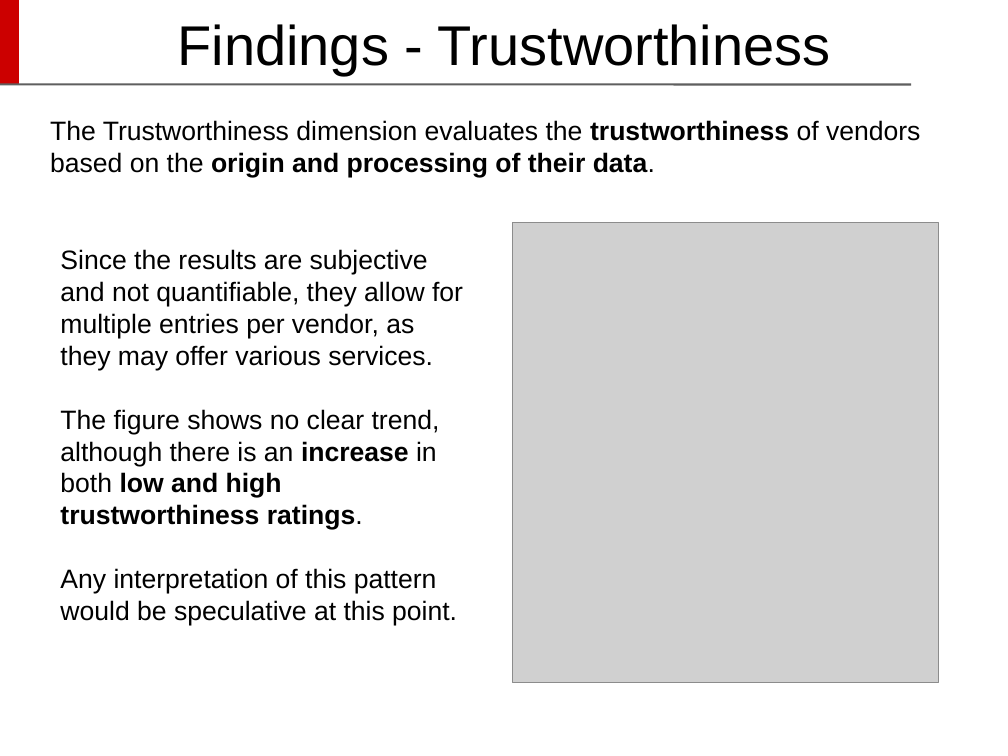
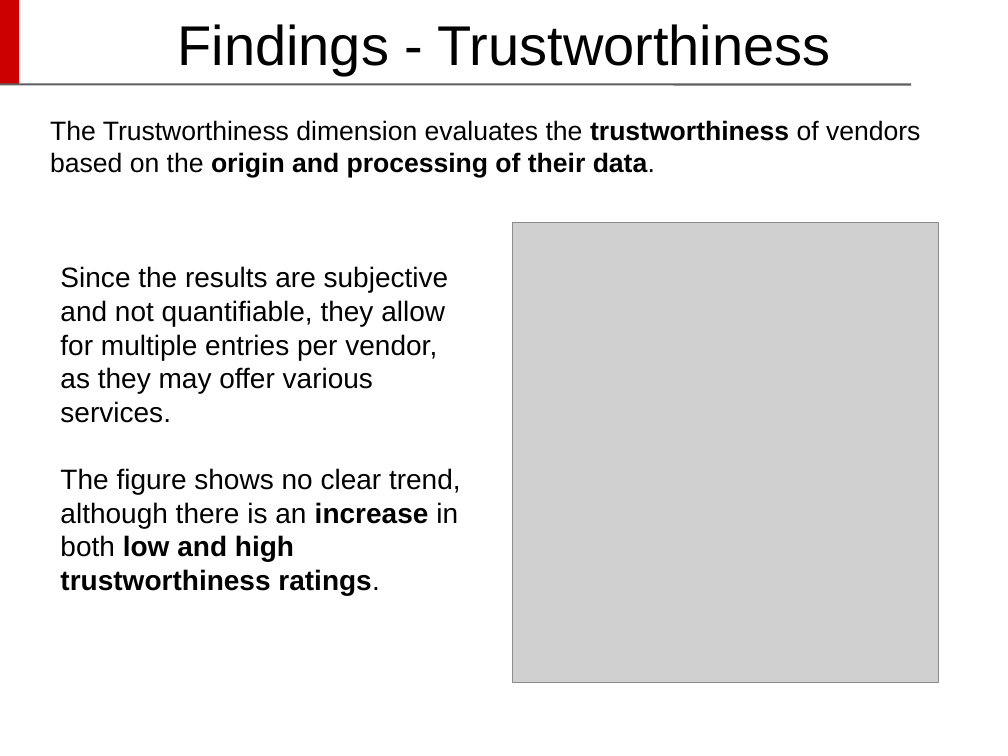
Before and after one commit to DavideDeRosa/cs_master, a slide deck: slide 33 of Complementi_basi_di_dati/Progetto/Davide De Rosa - Presentazione CBD.pptx. Drawn at 1008x756 pixels with LibreOffice and Linux fonts; fonts in the diff are those of the drawing; grey boxes stand for pictures; background and template pictures are left out. Boxes give left, top, right and bottom in pixels: in the first picture for what was removed or moved away, otherwise in the second. Text is boxed around its words. In the diff, an @@ line names an element or a change of style, - is before the commit and + after.

```diff
--- a/Complementi_basi_di_dati/Progetto/Davide De Rosa - Presentazione CBD.pptx
+++ b/Complementi_basi_di_dati/Progetto/Davide De Rosa - Presentazione CBD.pptx
@@ text "Since the results are subjective ...": place and size @@
-text "Since the results are subjective ..." at box(60, 249, 463, 625)
+text "Since the results are subjective ..." at box(60, 266, 461, 595)
@@ text "Since the results are subjective ..." at box(60, 266, 461, 595): size 19 to 20 pt @@
@@ text at box(60, 568, 457, 625): paragraph removed @@
-Any interpretation of this pattern would be speculative at this point.
```
Also in this commit, not shown: 23 other slides changed, 8 slides removed, 1 other file.
